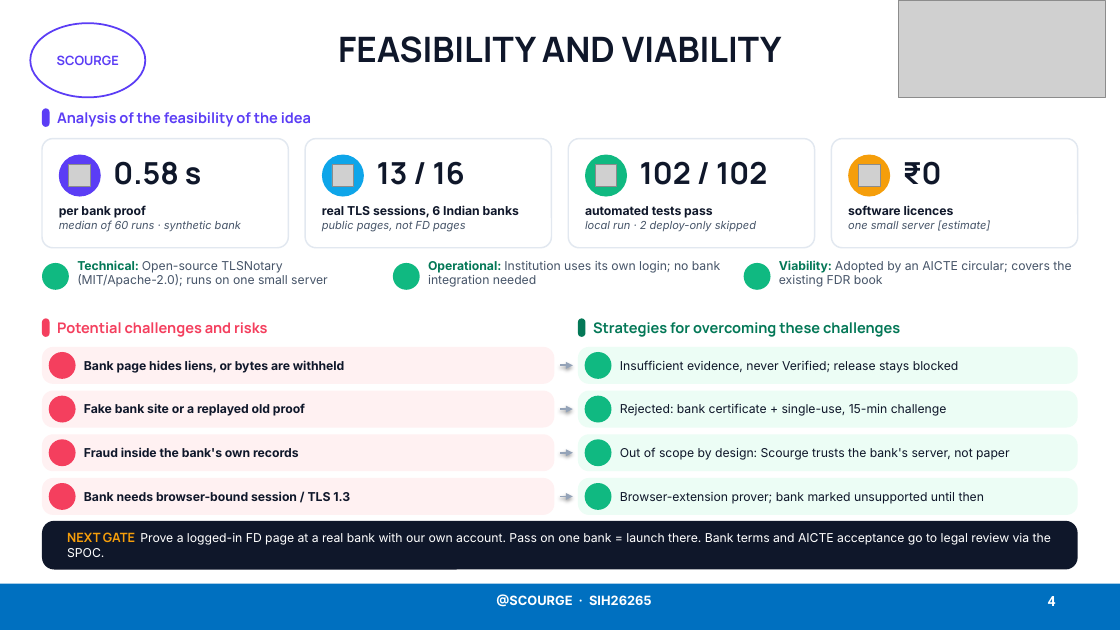
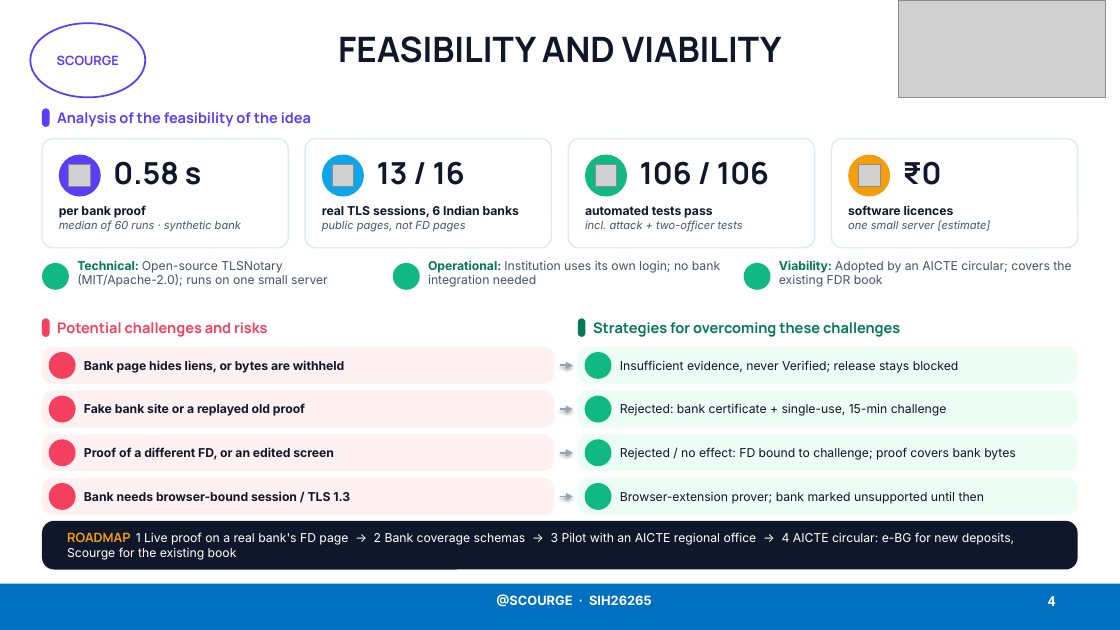
Before and after one commit to Lakki007/Arnavax-Scourge-SIH26265, a slide deck: slide 4 of docs/ppt/Scourge_SIH26265_Idea.pptx. Drawn at 1120x630 pixels with LibreOffice and Linux fonts; fonts in the diff are those of the drawing; grey boxes stand for pictures; background and template pictures are left out. Boxes give left, top, right and bottom in pixels: in the first picture for what was removed or moved away, otherwise in the second. Text is boxed around its words. In the diff, an @@ line names an element or a change of style, - is before the commit and + after.

```diff
--- a/docs/ppt/Scourge_SIH26265_Idea.pptx
+++ b/docs/ppt/Scourge_SIH26265_Idea.pptx
@@ text at (640,161,769,185): text changed @@
-102 / 102
+106 / 106
@@ text at (585,220,743,231): text changed @@
-local run · 2 deploy-only skipped
+incl. attack + two-officer tests
@@ text at (84,447,334,460): text changed @@
-Fraud inside the bank's own records
+Proof of a different FD, or an edited screen
@@ text at (620,447,1016,460): text changed @@
-Out of scope by design: Scourge trusts the bank's server, not paper
+Rejected / no effect: FD bound to challenge; proof covers bank bytes
@@ text at (67,532,1014,560): text changed @@
-NEXT GATE Prove a logged-in FD page at a real bank with our own account. Pass on one bank = launch there. Bank terms and AICTE acceptance go to legal review via the SPOC.
+ROADMAP 1 Live proof on a real bank's FD page → 2 Bank coverage schemas → 3 Pilot with an AICTE regional office → 4 AICTE circular: e-BG for new deposits, Scourge for the existing book
```
Also in this commit, not shown: 4 other slides changed, 4 other files.
